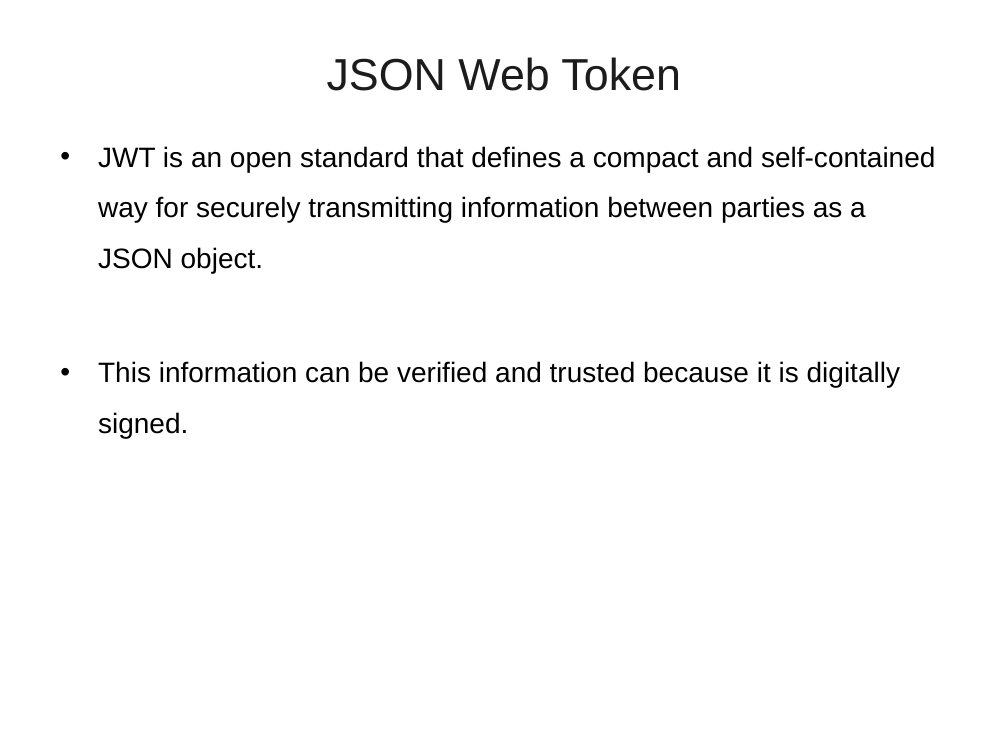
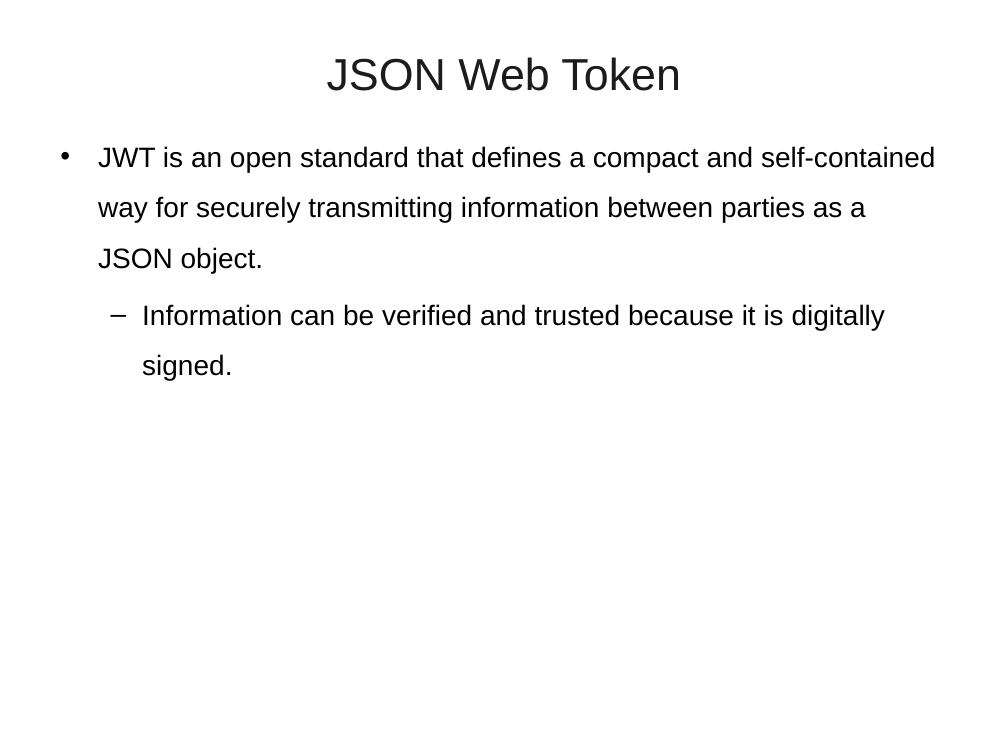
Before and after one commit to vatsanTraining/freshers_dec_2021, a slide deck: slide 16 of MicroService_Module_2.ppt (slide 27 before the commit). Drawn at 1008x756 pixels with LibreOffice and Linux fonts; fonts in the diff are those of the drawing; background and template pictures are left out. Boxes give left, top, right and bottom in pixels: in the first picture for what was removed or moved away, otherwise in the second. Text is boxed around its words. In the diff, an @@ line names an element or a change of style, - is before the commit and + after.

```diff
--- a/MicroService_Module_2.ppt
+++ b/MicroService_Module_2.ppt
@@ text at (142,304,885,381): text changed @@
-• This information can be verified and trusted because it is digitally signed.
+  – Information can be verified and trusted because it is digitally signed.
```
Also in this commit, not shown: 12 other slides changed, 22 slides added, 34 slides removed.
